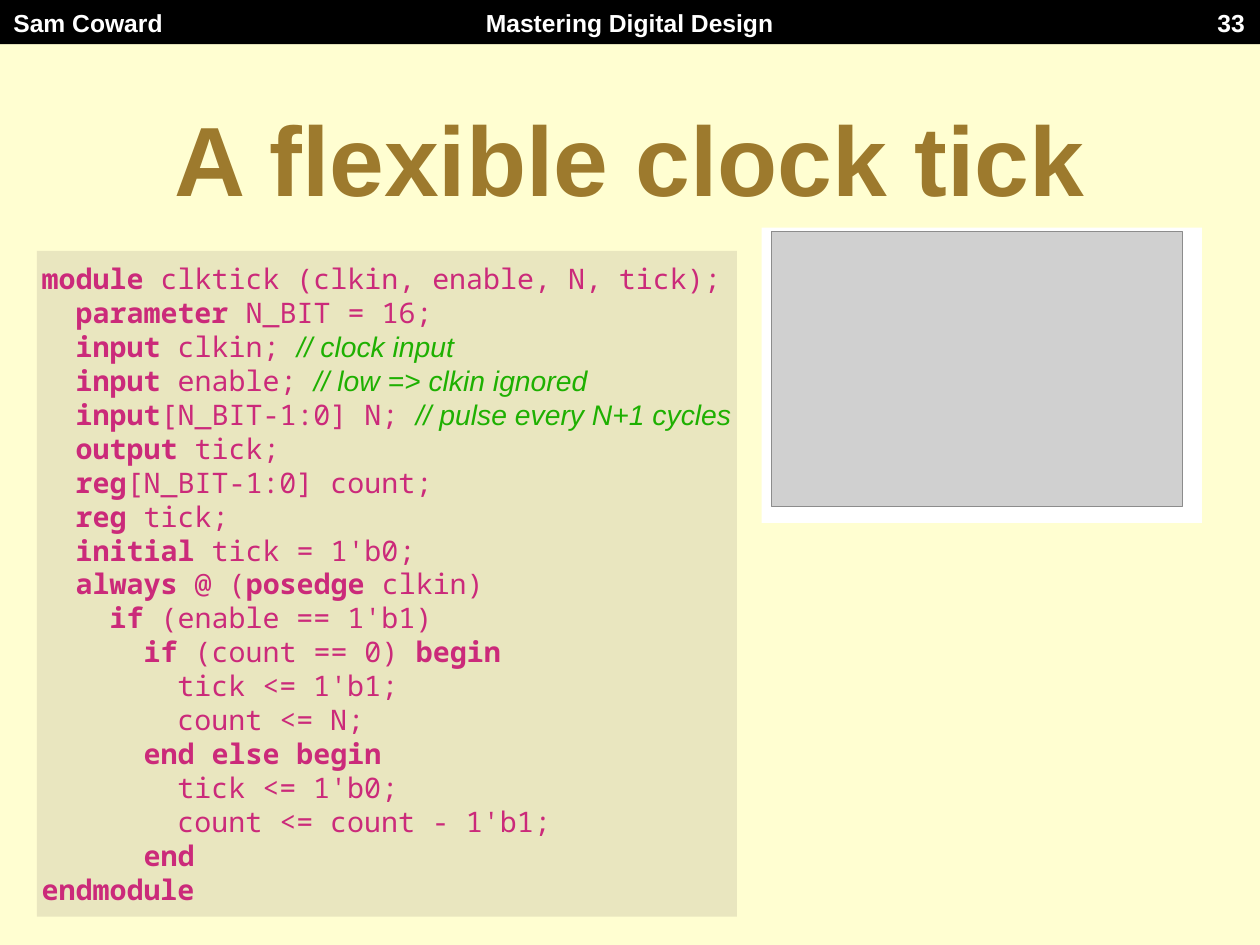
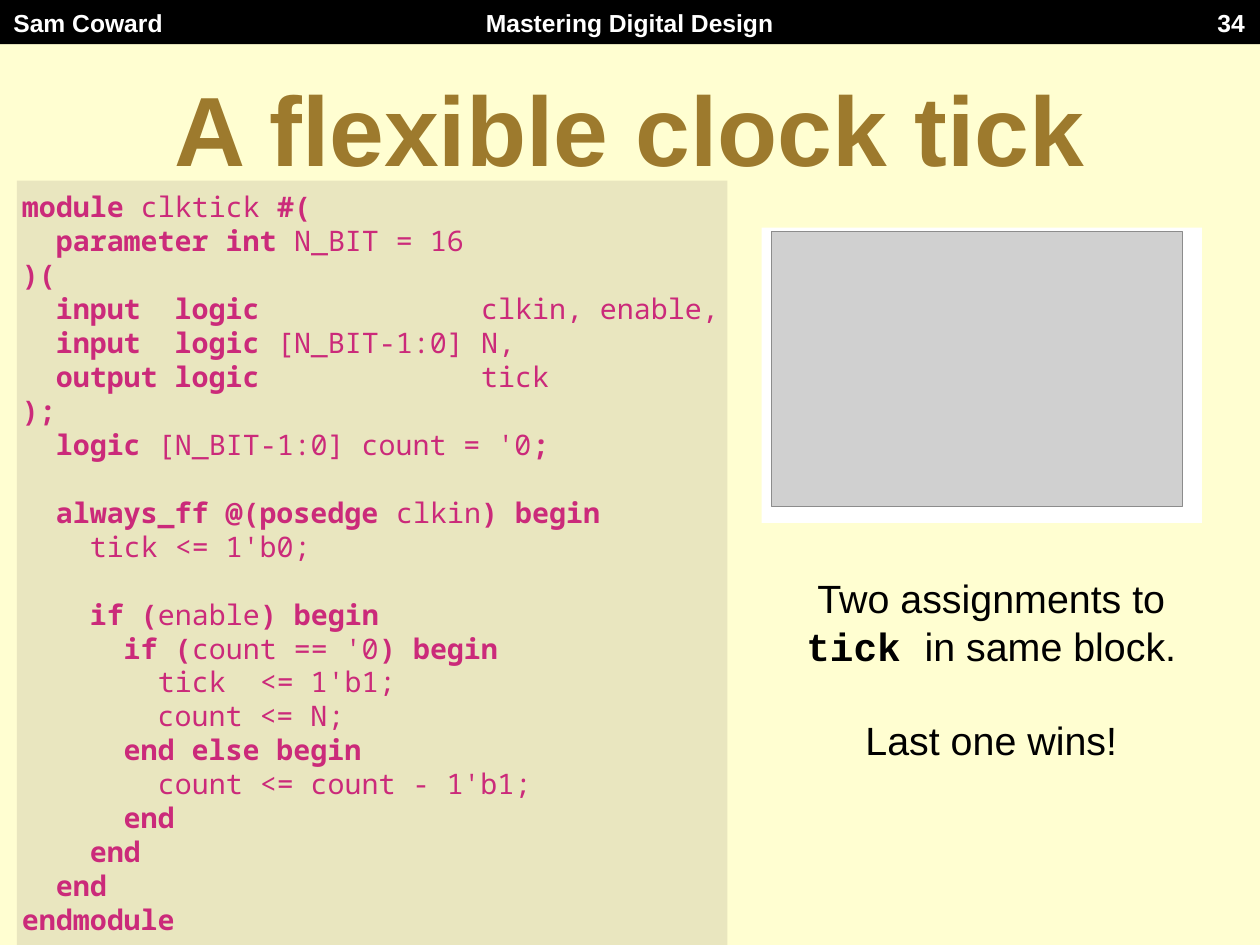
Before and after one commit to Mastering-Digital-Design/Lab-Module, a slide deck: slide 34 of lectures/lecture2.pptx (slide 33 before the commit). Drawn at 1260x945 pixels with LibreOffice and Linux fonts; fonts in the diff are those of the drawing; grey boxes stand for pictures. Boxes give left, top, right and bottom in pixels: in the first picture for what was removed or moved away, otherwise in the second. Text is boxed around its words. In the diff, an @@ line names an element or a change of style, - is before the commit and + after.

```diff
--- a/lectures/lecture2.pptx
+++ b/lectures/lecture2.pptx
@@ title "A flexible clock tick": place and size @@
-title "A flexible clock tick" at <box>175,124,1083,197</box>
+title "A flexible clock tick" at <box>175,94,1083,167</box>
@@ page number at <box>1217,15,1244,33</box>: text changed @@
-33
+34
@@ rectangle "module clktick #(": place and size @@
-rectangle "module clktick #(" at <box>36,251,736,917</box>
+rectangle "module clktick #(" at <box>17,181,727,945</box>
@@ text in rectangle at <box>22,195,719,666</box>: text changed; bold on @@
-module clktick (clkin, enable, N, tick);
-parameter N_BIT = 16;
-input clkin; // clock input
-input enable; // low => clkin ignored
-input[N_BIT-1:0] N; // pulse every N+1 cycles
-output tick;
-reg[N_BIT-1:0] count;
-reg tick;
-initial tick = 1'b0;
-always @ (posedge clkin)
-if (enable == 1'b1)
-if (count == 0) begin
+module clktick #(
+parameter int N_BIT = 16
+)(
+input logic clkin, enable,
+input logic [N_BIT-1:0] N,
+output logic tick
+);
+logic [N_BIT-1:0] count = '0;
+always_ff @(posedge clkin) begin
+tick <= 1'b0;
+if (enable) begin
+if (count == '0) begin
@@ text added at <box>806,584,1176,756</box>, 32 pt, text #000000 @@
+Two assignments to tick in same block.
+Last one wins!
@@ text in rectangle at <box>177,776,398,802</box>: paragraph removed @@
-tick <= 1'b0;
@@ text in rectangle at <box>56,840,141,897</box>: paragraphs added @@
+end
+end
```
Also in this commit, not shown: 17 other slides changed, 1 slide added, 1 other file.
